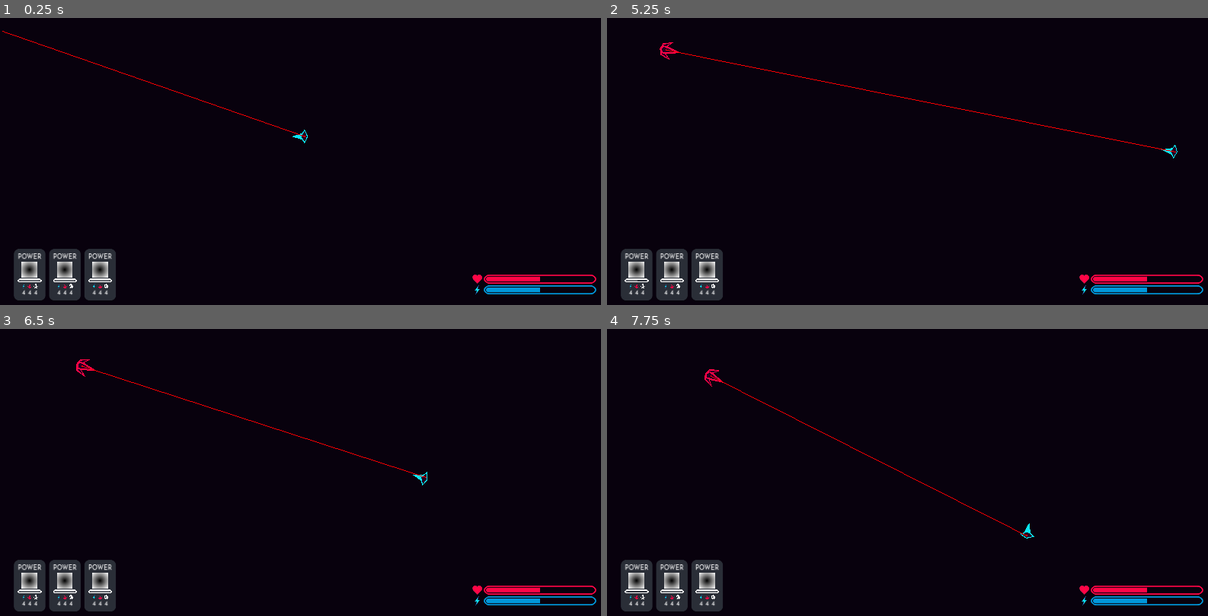
Above: before the commit, frames 1-4 (two rows, left to right).
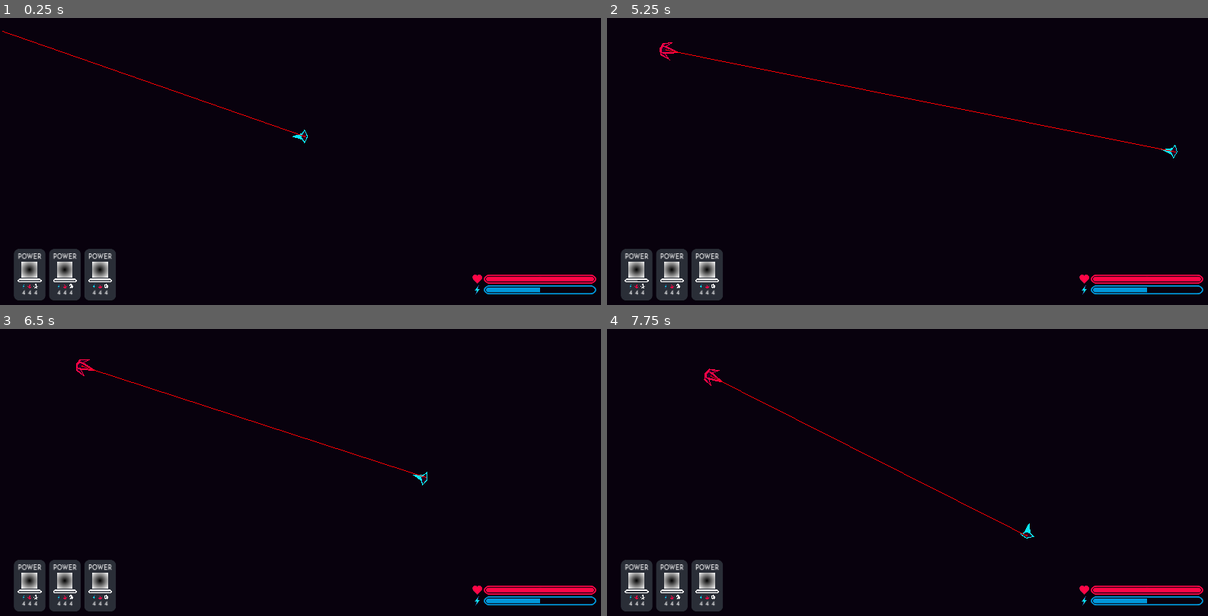
Above: after the commit, the same moments.

Repository: salvarezri/visual-computing-project
Game: Godot game, scene res://scenes/main.tscn
Same seed, same stepped clock (60 frames per second), same inputs: the game is played once before the commit and once after it.
Inputs (mouse positions are in pixels of both pictures, inside the frame that each line leads up to):
- Up to frame 1 (0.25 s): no input
- Up to frame 2 (5.25 s): click (637, 270) at 0.52 s; tap Enter at 1.25 s; move the mouse to (1045, 118) at 1.27 s; hold Right (ui_right) 1.28-2.03 s; click (1045, 118) at 1.35 s; move the mouse to (607, 32) at 2.02 s; hold Down (ui_down) 2.03-2.78 s; click (607, 32) at 2.1 s; move the mouse to (973, 61) at 2.77 s; hold Right (ui_right) 2.78-3.53 s; click (973, 61) at 2.85 s; move the mouse to (883, 204) at 3.52 s; hold Up (ui_up) 3.53-4.28 s; click (883, 204) at 3.6 s; move the mouse to (1093, 187) at 4.27 s; hold Left (ui_left) from 4.28 s (still down); click (1093, 187) at 4.35 s; move the mouse to (727, 84) at 5.02 s; click (727, 84) at 5.1 s
- Up to frame 3 (6.5 s): move the mouse to (336, 446) at 5.77 s; release Left (ui_left) at 5.78 s; hold Down (ui_down) from 5.78 s (still down); click (336, 446) at 5.85 s
- Up to frame 4 (7.75 s): move the mouse to (817, 363) at 6.52 s; release Down (ui_down) at 6.53 s; hold Right (ui_right) 6.53-7.28 s; click (817, 363) at 6.6 s; move the mouse to (1045, 429) at 7.27 s; hold Up (ui_up) from 7.28 s (still down); click (1045, 429) at 7.35 s

The runs differ from the first frame. In frame 1, 0.2% of the frame differs, in the area x 89-99%, y 89-92%; in frame 2, 0.2%; in frame 3, 0.2%; in frame 4, 0.2%, in the area x 16-99%, y 13-92%.

Commit message:
adding player healt and hit

Diff:
--- a/scenes/game/World.gd
+++ b/scenes/game/World.gd
@@ -4,9 +4,18 @@
 # Called when the node enters the scene tree for the first time.
 func _ready():
 	$SpawnHandler.start()
+	var max = $Player.get_max_healt()
+	$GameUi.setup_life(0,max)
 	pass
 
 
 # Called every frame. 'delta' is the elapsed time since the previous frame.
 func _process(_delta):
 	pass
+
+
+
+func _on_player_hited():
+	print($Player.get_cur_healt())
+	$GameUi.set_life($Player.get_cur_healt())
+	pass # Replace with function body.
--- a/scenes/game/World.tscn
+++ b/scenes/game/World.tscn
@@ -81,7 +81,7 @@
 
 [node name="Player" parent="." instance=ExtResource("3_rh8y1")]
 position = Vector2(960, 540)
-collision_layer = 9
+collision_layer = 11
 ACCELERATION = 494
 MAX_SPEED = 542
 FRICTION = 582
@@ -140,6 +140,7 @@
 
 [connection signal="max_len" from="NavRegMouseShape" to="PowerHandler" method="_on_nav_reg_mouse_shape_max_len"]
 [connection signal="max_len_rised" from="NavRegMouseShape/PolygonByMouse" to="NavRegMouseShape" method="_on_polygon_by_mouse_max_len_rised"]
+[connection signal="hited" from="Player" to="." method="_on_player_hited"]
 [connection signal="generated" from="PowerGenerator" to="PowerHandler" method="_on_power_generator_generated"]
 [connection signal="timeout" from="PowerHandler/TimerWall" to="PowerHandler" method="_on_timer_wall_timeout"]
 [connection signal="timeout" from="PowerHandler/TimerSplash" to="PowerHandler" method="_on_timer_splash_timeout"]
--- a/scenes/game/characters/Player.gd
+++ b/scenes/game/characters/Player.gd
@@ -1,19 +1,20 @@
 class_name Player
 extends CharacterBody2D
-
-signal hit
-
+signal hited()
 @export var ACCELERATION = 0
 @export var MAX_SPEED = 0
 @export var FRICTION = 0
-
+@export_node_path("HealtComponent") var healt_comp_path
+var healt_component : HealtComponent
 var waiting_to_shot: bool = false
 
 # Called when the node enters the scene tree for the first time.
 func _ready():
+	add_to_group("player")
+	healt_component = get_node(healt_comp_path)
 	pass # Replace with function body.
 
-func _input(event):
+func _input(_event):
 	pass
 
 func _physics_process(delta):
@@ -41,4 +42,19 @@
 		velocity = velocity.move_toward(Vector2.ZERO, FRICTION * delta)
 
 	move_and_slide()
-	pass
+
+func hit(ammount):
+	healt_component.hit(ammount)
+
+func _on_healt_component_sg_death(_remaining_damage):
+	pass # Replace with function body.
+
+func get_cur_healt():
+	return healt_component.get_curr_healt()
+
+func get_max_healt():
+	return healt_component.get_max_healt()
+
+func _on_healt_component_sg_hit(healt, _hit_taken):
+	hited.emit()
+	pass # Replace with function body.
--- a/scenes/game/characters/Player.tscn
+++ b/scenes/game/characters/Player.tscn
@@ -1,17 +1,20 @@
-[gd_scene load_steps=2 format=3 uid="uid://bwasko7uhi3sk"]
+[gd_scene load_steps=3 format=3 uid="uid://bwasko7uhi3sk"]
 
 [ext_resource type="Script" path="res://scenes/game/characters/Player.gd" id="1_prgxf"]
+[ext_resource type="PackedScene" uid="uid://b6mrv2wk6g7xl" path="res://scenes/game/systems/characters systems/healt_component.tscn" id="2_08huw"]
 
 [node name="Player" type="CharacterBody2D"]
 z_index = 2
 position = Vector2(889, 436)
 rotation = -0.00281223
 scale = Vector2(0.206761, 0.206761)
+collision_layer = 3
 motion_mode = 1
 script = ExtResource("1_prgxf")
 ACCELERATION = 19
 MAX_SPEED = 27
 FRICTION = 7
+healt_comp_path = NodePath("HealtComponent")
 
 [node name="CollisionPolygon2D" type="CollisionPolygon2D" parent="."]
 polygon = PackedVector2Array(0, -50, -110, -0.309344, -50, 40, 0, 200, 50, 40, 110, 0.309344)
@@ -23,3 +26,9 @@
 [node name="Polygon2D2" type="Polygon2D" parent="."]
 color = Color(0.152941, 0, 0.133333, 1)
 polygon = PackedVector2Array(-85, 0, 0, -36, 85, 0, 0, 53)
+
+[node name="HealtComponent" parent="." instance=ExtResource("2_08huw")]
+init_max_healt = 3.0
+
+[connection signal="sg_death" from="HealtComponent" to="." method="_on_healt_component_sg_death"]
+[connection signal="sg_hit" from="HealtComponent" to="." method="_on_healt_component_sg_hit"]
--- a/scenes/game/characters/enemies/Enemy.gd
+++ b/scenes/game/characters/enemies/Enemy.gd
@@ -8,18 +8,28 @@
 @export var target: Player
 @onready var nav: NavigationAgent2D = $NavigationAgent2D
 @onready var healtComponent: HealtComponent = $HealtComponent
+@export var dmg_per_hit:int = 2
 
 var direction: Vector2 = Vector2.ZERO
 # Called when the node enters the scene tree for the first time.
 func _ready():
-	nav.target_position = target.position
+	if target:
+		nav.target_position = target.position
+	else:
+		nav.target_position = Vector2(500,500)
 	pass # Replace with function body.
 
 func _process(delta):
 	#rotation
 	look_at(nav.get_next_path_position())
 	rotation = rotation-PI/2
-	nav.target_position = target.position
+	if target:
+		nav.target_position = target.position
+	else:
+		nav.target_position = Vector2(500,500)
+
+# Called every frame. 'delta' is the elapsed time since the previous frame.
+func _physics_process(delta):
 	# Get the direction marked by the navigation agent
 	var direction :Vector2 = (nav.get_next_path_position() - global_position).normalized()
 
@@ -29,10 +39,17 @@
 	else :
 		# stop
 		velocity = velocity.move_toward(Vector2.ZERO, FRICTION * delta)
+
+	# check collitions
+	for i in get_slide_collision_count():
+		var collision = get_slide_collision(i)
+		if collision.get_collider() == null:
+			continue
+		if collision.get_collider().is_in_group("player"):
+			collision.get_collider().hit(dmg_per_hit)
+			healtComponent.die()
+
 	move_and_slide()
-
-# Called every frame. 'delta' is the elapsed time since the previous frame.
-func _physics_process(delta):
 	pass
 
 
--- a/scenes/game/characters/enemies/Enemy.tscn
+++ b/scenes/game/characters/enemies/Enemy.tscn
@@ -10,6 +10,7 @@
 collision_mask = 2
 motion_mode = 1
 script = ExtResource("1_rgckv")
+dmg_per_hit = 1
 
 [node name="CollisionPolygon2D" type="CollisionPolygon2D" parent="."]
 polygon = PackedVector2Array(0, -104, -88, -72, -136, 80, -56, 0, 0, 208, 56, 0, 136, 80, 88, -72)
--- a/scenes/game/elements/NavRegMouseShape.gd
+++ b/scenes/game/elements/NavRegMouseShape.gd
@@ -14,8 +14,13 @@
 		if !child.is_in_group("Power"):
 			child.queue_free()
 	$PolygonByMouse.reset()
+	await get_tree().create_timer(0.1).timeout
+	bake_navigation_polygon()
 
+func finish_reset():
+	await reset()
 func _on_polygon_by_mouse_new_step(_step):
+	await get_tree().create_timer(0.01).timeout
 	bake_navigation_polygon()
 
 
--- a/scenes/game/systems/characters systems/HealtComponent.gd
+++ b/scenes/game/systems/characters systems/HealtComponent.gd
@@ -76,6 +76,9 @@
 	sg_heal.emit(curr_healt, amount)
 	return true
 
+func die():
+	sg_death.emit(0)
+	curr_healt = 0
 
 # get properties
 func get_max_healt() -> float:
--- a/scenes/ui/GameUi.gd
+++ b/scenes/ui/GameUi.gd
@@ -36,6 +36,15 @@
 	$Powers/M/H/RayPowerCard.set_time(ray)
 	$Powers/M/H/SplashPowerCard2.set_time(splash)
 	$Powers/M/H/WallPowerCard3.set_time(wall)
+
+func set_life(life):
+	$Stats/MarginContainer/GridContainer/ProgressBarLife.value = life
+
+func setup_life(min,max):
+	$Stats/MarginContainer/GridContainer/ProgressBarLife.min_value = min
+	$Stats/MarginContainer/GridContainer/ProgressBarLife.max_value = max
+	$Stats/MarginContainer/GridContainer/ProgressBarLife.value = max
+
 func _on_powers_mouse_exited():
 	print("exited")
 	mouse_exited.emit()
--- a/scenes/ui/powerCard.tscn
+++ b/scenes/ui/powerCard.tscn
@@ -62,7 +62,7 @@
 
 [node name="Progress" type="TextureProgressBar" parent="V"]
 layout_mode = 2
-value = 50.0
+value = 95.0
 nine_patch_stretch = true
 stretch_margin_left = 6
 stretch_margin_top = 6
